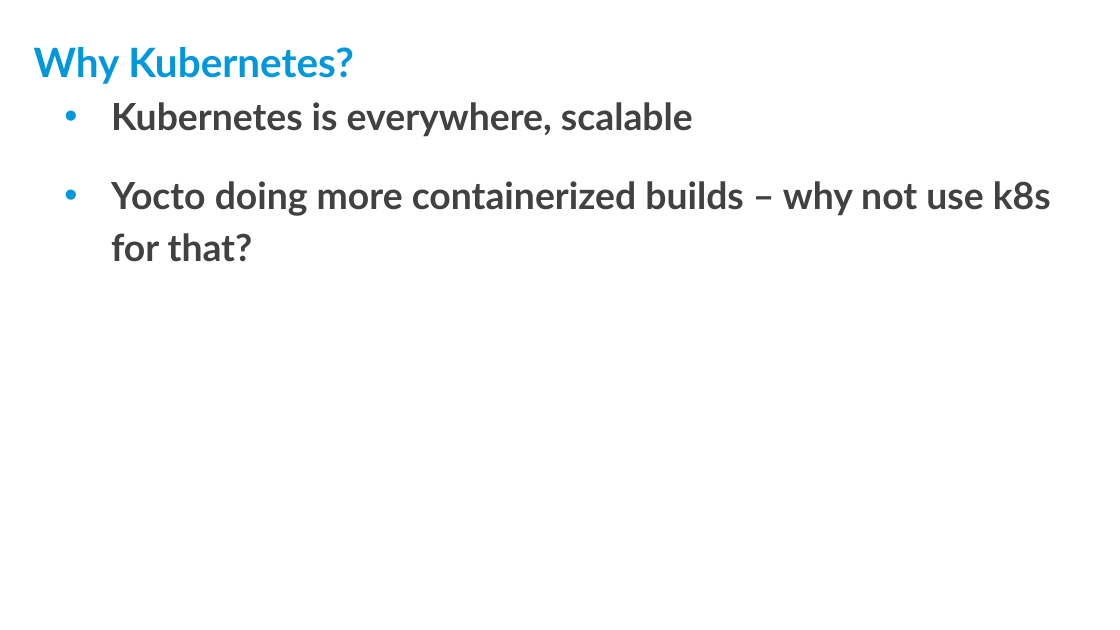
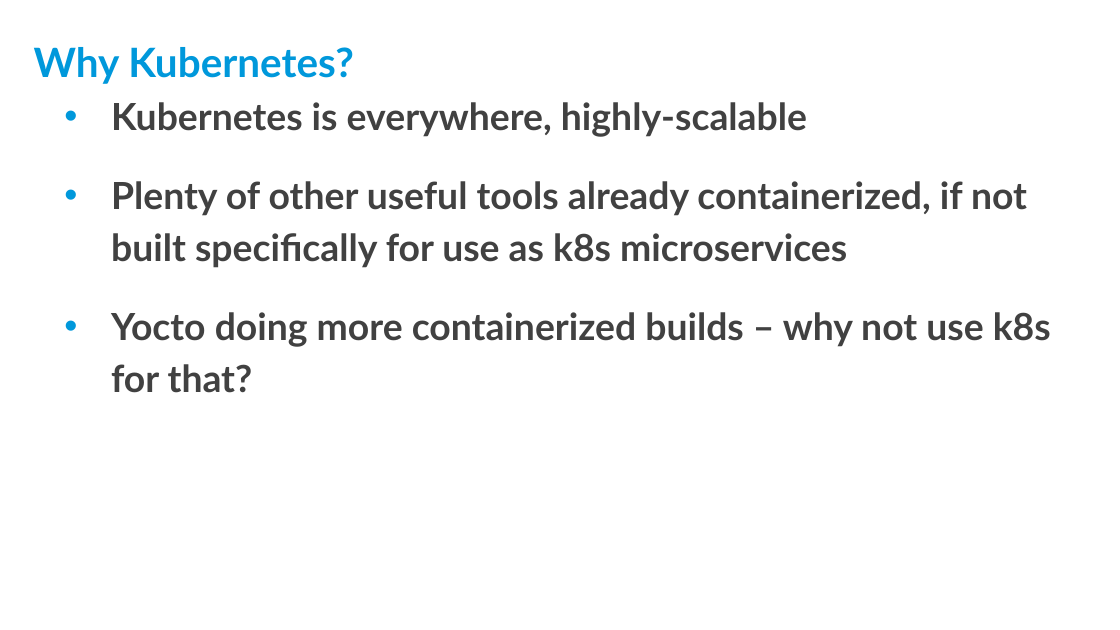
Before and after one commit to threexc/yocto-tekton, a slide deck: slide 11 of yddtalk/YP_DevDay_k8s_tekton.odp. Drawn at 1120x630 pixels with LibreOffice and Linux fonts; fonts in the diff are those of the drawing; background and template pictures are left out. Boxes give left, top, right and bottom in pixels: in the first picture for what was removed or moved away, otherwise in the second. Text is boxed around its words. In the diff, an @@ line names an element or a change of style, - is before the commit and + after.

```diff
--- a/yddtalk/YP_DevDay_k8s_tekton.odp
+++ b/yddtalk/YP_DevDay_k8s_tekton.odp
@@ text at (111,102,1027,268): text changed @@
-• Kubernetes is everywhere, scalable
+• Kubernetes is everywhere, highly-scalable
+• Plenty of other useful tools already containerized, if not built specifically for use as k8s microservices
```
Also in this commit, not shown: 6 other slides changed, 7 slides added, 2 slides removed.
